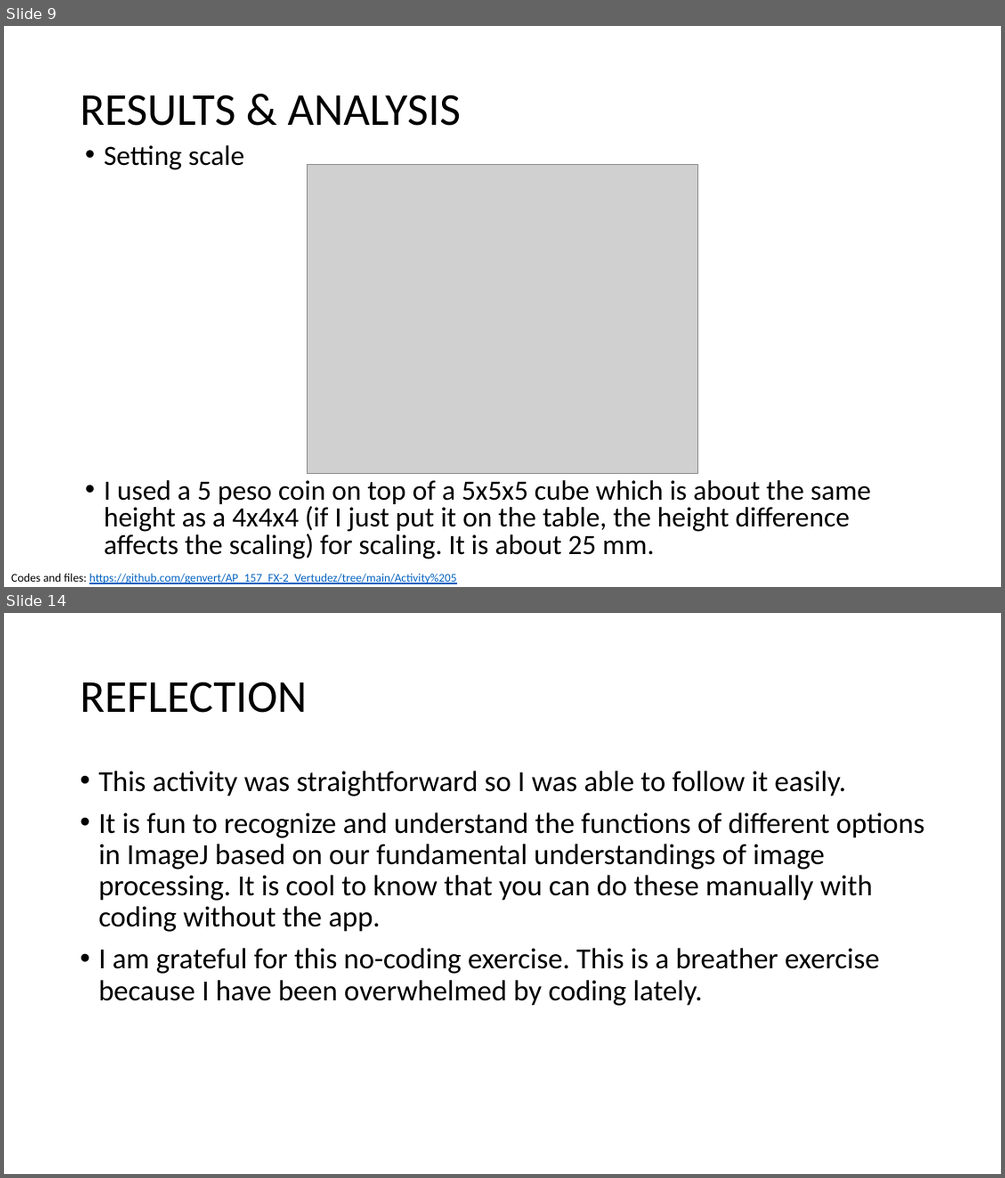
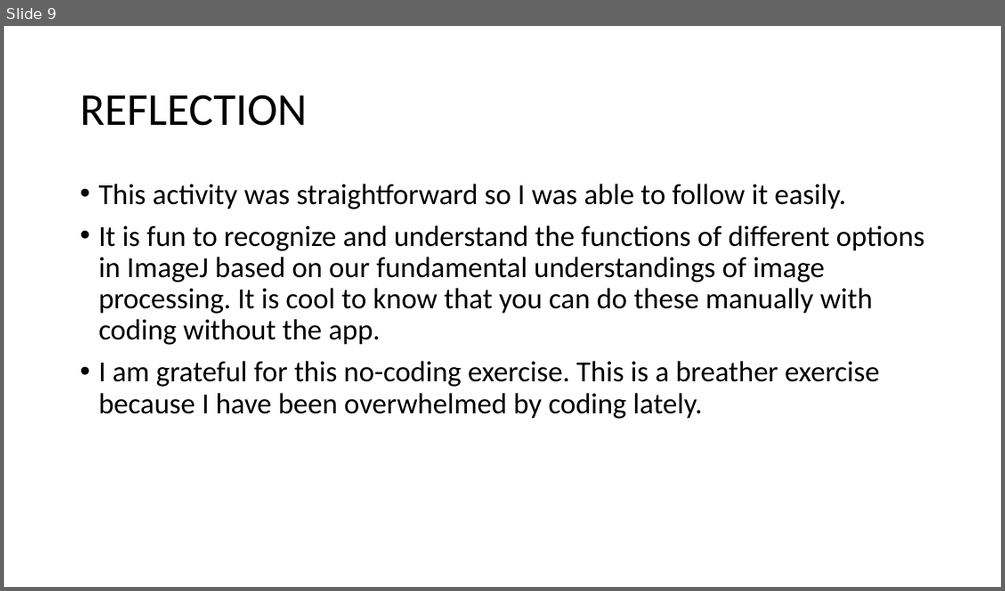
Before and after one commit to genvert/AP_157_FX-2_Vertudez, a slide deck: Activity 5/Vertudez_Activity_5_Report.pptx. Shown one above the other, each under a label of ours: slides 9 and 14 before the commit, slide 9 after it; the slides between them are not shown. The pictures are 1005x1178 and 1005x591 pixels, drawn with LibreOffice and Linux fonts; fonts in the diff are those of the drawing; grey boxes stand for pictures. Boxes give left, top, right and bottom in pixels: in the first picture for what was removed or moved away, otherwise in the second. Text is boxed around its words. In the diff, an @@ line names an element or a change of style, - is before the commit and + after.

```diff
--- a/Activity 5/Vertudez_Activity_5_Report.pptx
+++ b/Activity 5/Vertudez_Activity_5_Report.pptx
@@ slide 9 removed at [4, 26, 1001, 587], background #FFFFFF @@
@@ title removed at [80, 95, 461, 126] @@
-RESULTS & ANALYSIS
@@ text removed at [104, 145, 871, 559] @@
-• Setting scale
-• I used a 5 peso coin on top of a 5x5x5 cube which is about the same height as a 4x4x4 (if I just put it on the table, the height difference affects the scaling) for scaling. It is about 25 mm.
@@ picture removed at [307, 164, 698, 473] @@
@@ text removed at [11, 572, 457, 584] @@
-Codes and files: https://github.com/genvert/AP_157_FX-2_Vertudez/tree/main/Activity%205
@@ what was slide 14 is now slide 9 @@
```
Also in this commit, not shown: 9 slides changed, 4 other slides removed, 1 other file.
